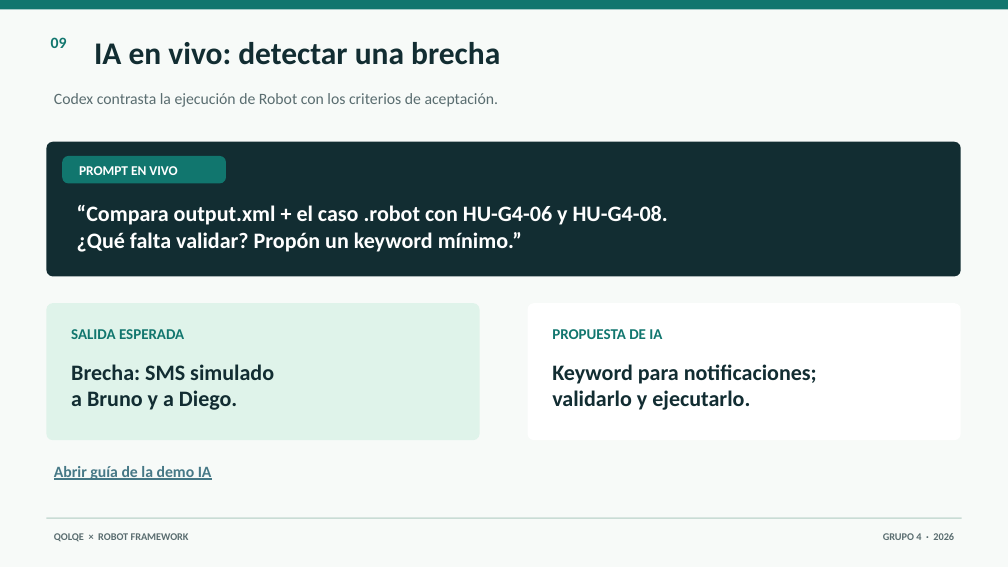
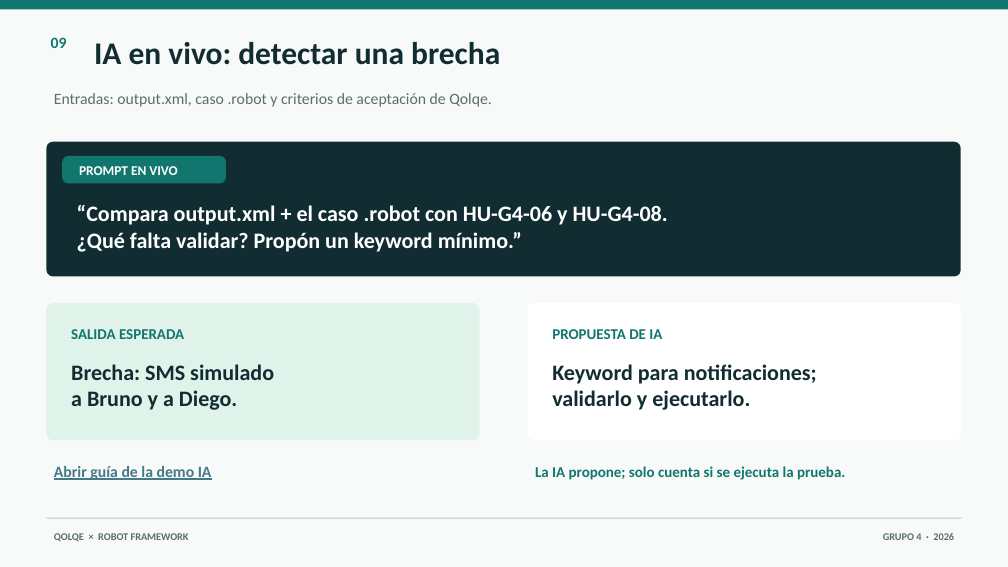
Before and after one commit to Joharjbe/qolqe-wallet, a slide deck: slide 9 of docs/Presentacion_Robot_Framework_G4_visual.pptx. Drawn at 1008x567 pixels with LibreOffice and Linux fonts; fonts in the diff are those of the drawing. Boxes give left, top, right and bottom in pixels: in the first picture for what was removed or moved away, otherwise in the second. Text is boxed around its words. In the diff, an @@ line names an element or a change of style, - is before the commit and + after.

Commit message:
Align visible slide text with presentation script

```diff
--- a/docs/Presentacion_Robot_Framework_G4_visual.pptx
+++ b/docs/Presentacion_Robot_Framework_G4_visual.pptx
@@ text at box(54, 93, 492, 107): text changed @@
-Codex contrasta la ejecución de Robot con los criterios de aceptación.
+Entradas: output.xml, caso .robot y criterios de aceptación de Qolqe.
@@ text added at box(535, 466, 845, 480), 14.2 pt, text #11766E, bold @@
+La IA propone; solo cuenta si se ejecuta la prueba.
```
Also in this commit, not shown: 9 other slides changed, 1 other file.
